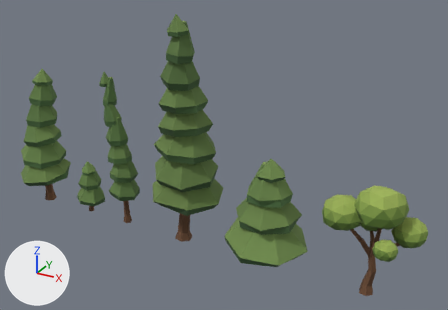
The Blender file survival/blender/trees.blend, before and after one commit.
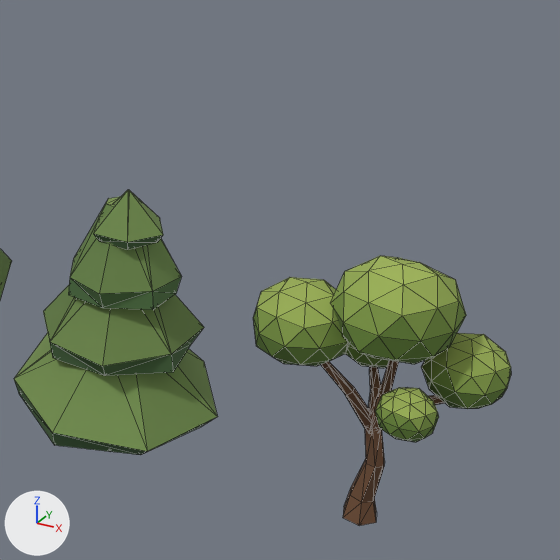
The first picture shows the older version from a 50 mm lens placed at (31.7, -28.7, 20.4), pointed at (15.6, 0.6, 5.8). The close-ups show the older and then the newer version on the part from 49% to 100% of the width and 26% to 100% of the height of that picture. Only the edits that show in the close-ups are written down. Arrows for +X, +Y and +Z are at lower left; the lights stay in place. The close-ups show mesh edges as thin lines.

In view in the first close-up: 'broadleaf', 'pine-wide' and 1 more.
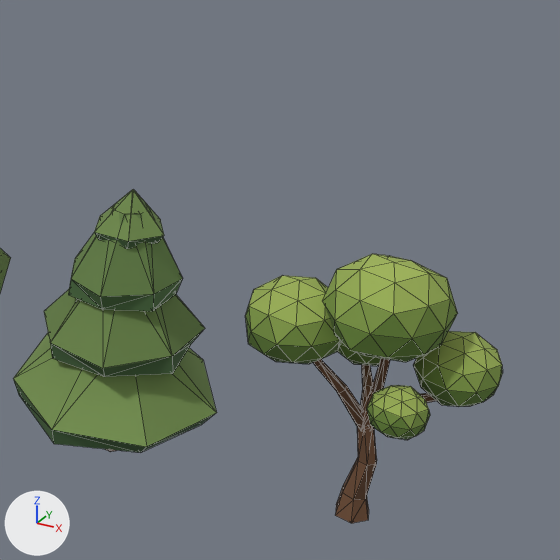
Where the change shows, as pixel boxes (x1, y1, x2, y2) in the close-ups (560 x 560 px; the box of a moved part takes in the faces that stretch with it):
```json
{"object": "pine-wide", "change": "reshaped", "before": [14, 190, 218, 455], "after": [13, 190, 217, 453]}
{"object": "broadleaf", "change": "moved", "before": [253, 256, 511, 526], "after": [245, 254, 502, 523]}
{"part": 1, "of": "me_pine_wide_001", "change": "rebuilt", "before": [43, 285, 204, 376], "after": [44, 289, 205, 377]}
{"part": 2, "of": "me_pine_wide_001", "change": "rebuilt", "before": [68, 197, 182, 310], "after": [68, 205, 183, 311], "on screen": "6% shorter"}
{"part": 3, "of": "me_pine_wide_001", "change": "rebuilt", "before": [94, 190, 163, 250], "after": [94, 190, 164, 249]}
{"part": 4, "of": "me_pine_wide_001", "change": "moved or reshaped", "before": [14, 333, 218, 455], "after": [13, 333, 217, 453]}
```

Scene script edits in JSON lines:
```json
{"block": "me_pine_wide_001", "where": "# used by ob_pine_wide; location = (18.7, 0.0, 0.0)"}
{"op": "remove", "block": "me_pine_wide_001", "code": "me_pine_wide_001.from_pydata(...)  # 138 vertices, 256 faces; spans x -2.37..2.56, y -2.44..2.39, z -0.27..6.5"}
{"op": "add", "block": "me_pine_wide_001", "code": "me_pine_wide_001.from_pydata(...)  # 138 vertices, 256 faces; spans x -2.41..2.52, y -2.39..2.45, z -0.27..6.5"}
{"block": "me_pine_wide_001", "change": "me_pine_wide_001 part 1: the loose piece of 28 vertices spanning x -2.01..1.76, y -1.86..2.02, z 2.32..4.6 is rebuilt with 28 vertices and now spans x -1.97..1.8, y -1.88..1.99, z 2.35..4.6"}
{"block": "me_pine_wide_001", "change": "me_pine_wide_001 part 2: the loose piece of 28 vertices spanning x -1.36..1.36, y -1.32..1.44, z 3.78..6.08 is rebuilt with 28 vertices and now spans x -1.3..1.42, y -1.38..1.39, z 3.82..6.08"}
{"block": "me_pine_wide_001", "change": "me_pine_wide_001 part 3: the loose piece of 24 vertices spanning x -0.61..1.1, y -0.75..0.81, z 5.36..6.5 is rebuilt with 24 vertices and now spans x -0.59..1.12, y -0.74..0.81, z 5.39..6.5"}
{"block": "me_pine_wide_001", "change": "me_pine_wide_001 part 4: 27 vertices removed from x -2.37..2.56, y -2.44..2.39, z 0.72..3.16; 27 vertices added at x -2.41..2.52, y -2.39..2.45, z 0.79..3.15"}
{"op": "set", "path": "ob_broadleaf.location", "old": "(24.85, 0.0, 0.0)", "new": "(24.67, 0.0, 0.0)"}
```
